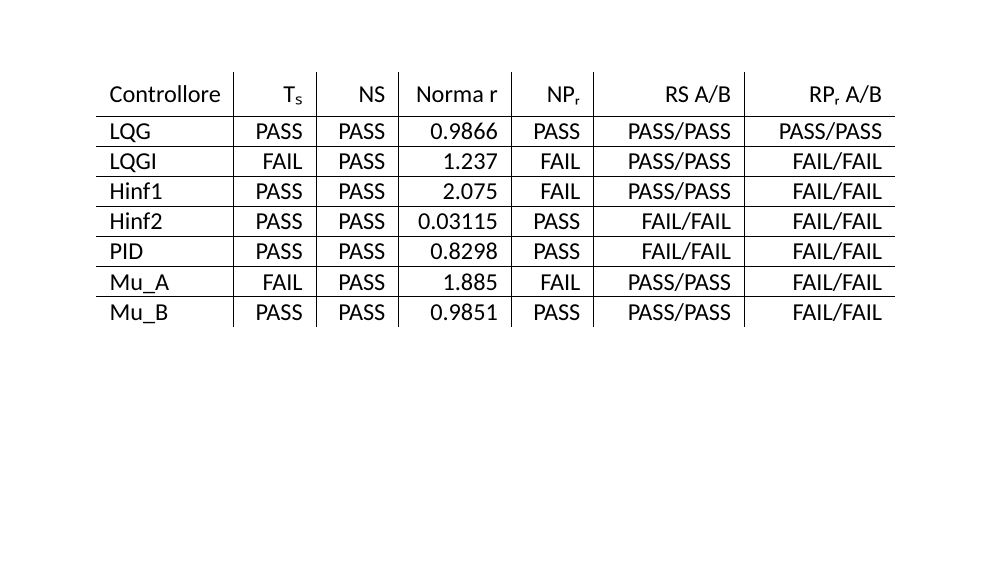
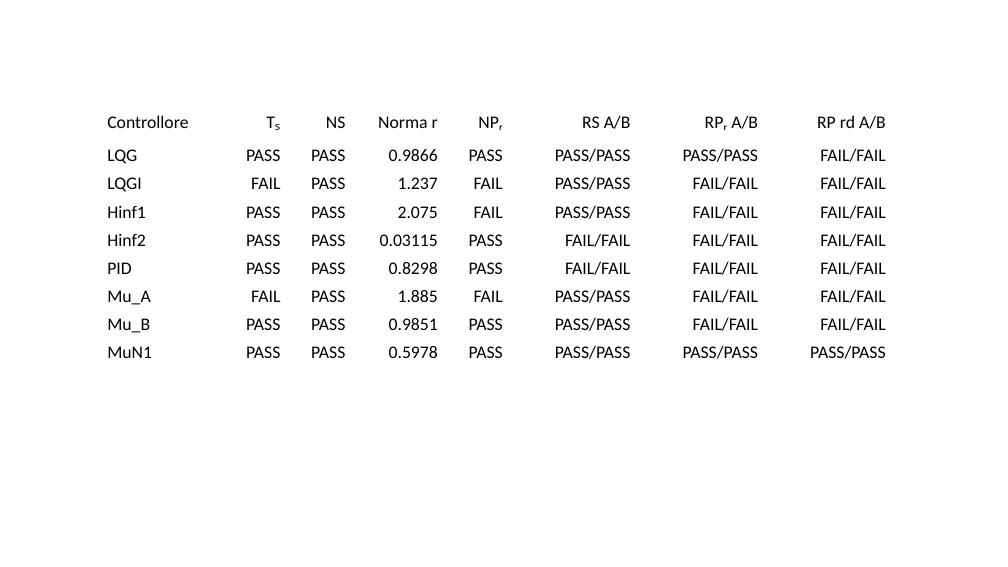
Before and after one commit to Deda-404/Progetto-Controllo_Robusto-Salaris, a slide deck: slide 15 of File_di_Funzioni_Progetto-Accorpati/elaborati/Progetto_CR_Presentazione.pptx. Drawn at 1008x567 pixels with LibreOffice and Linux fonts; fonts in the diff are those of the drawing; background and template pictures are left out. Boxes give left, top, right and bottom in pixels: in the first picture for what was removed or moved away, otherwise in the second. Text is boxed around its words. In the diff, an @@ line names an element or a change of style, - is before the commit and + after.

```diff
--- a/File_di_Funzioni_Progetto-Accorpati/elaborati/Progetto_CR_Presentazione.pptx
+++ b/File_di_Funzioni_Progetto-Accorpati/elaborati/Progetto_CR_Presentazione.pptx
@@ table at (104, 102, 888, 366) @@
-Controllore | Tₛ | NS | Norma r | NPᵣ | RS A/B | RPᵣ A/B
-LQG | PASS | PASS | 0.9866 | PASS | PASS/PASS | PASS/PASS
-LQGI | FAIL | PASS | 1.237 | FAIL | PASS/PASS | FAIL/FAIL
-Hinf1 | PASS | PASS | 2.075 | FAIL | PASS/PASS | FAIL/FAIL
-Hinf2 | PASS | PASS | 0.03115 | PASS | FAIL/FAIL | FAIL/FAIL
-PID | PASS | PASS | 0.8298 | PASS | FAIL/FAIL | FAIL/FAIL
-Mu_A | FAIL | PASS | 1.885 | FAIL | PASS/PASS | FAIL/FAIL
-Mu_B | PASS | PASS | 0.9851 | PASS | PASS/PASS | FAIL/FAIL
+Controllore | Tₛ | NS | Norma r | NPᵣ | RS A/B | RPᵣ A/B | RP rd A/B
+LQG | PASS | PASS | 0.9866 | PASS | PASS/PASS | PASS/PASS | FAIL/FAIL
+LQGI | FAIL | PASS | 1.237 | FAIL | PASS/PASS | FAIL/FAIL | FAIL/FAIL
+Hinf1 | PASS | PASS | 2.075 | FAIL | PASS/PASS | FAIL/FAIL | FAIL/FAIL
+Hinf2 | PASS | PASS | 0.03115 | PASS | FAIL/FAIL | FAIL/FAIL | FAIL/FAIL
+PID | PASS | PASS | 0.8298 | PASS | FAIL/FAIL | FAIL/FAIL | FAIL/FAIL
+Mu_A | FAIL | PASS | 1.885 | FAIL | PASS/PASS | FAIL/FAIL | FAIL/FAIL
+Mu_B | PASS | PASS | 0.9851 | PASS | PASS/PASS | FAIL/FAIL | FAIL/FAIL
+MuN1 | PASS | PASS | 0.5978 | PASS | PASS/PASS | PASS/PASS | PASS/PASS
@@ table: place and size @@
-table at (96, 72, 896, 328)
+table at (104, 102, 888, 366)
```
Also in this commit, not shown: 20 other files.
